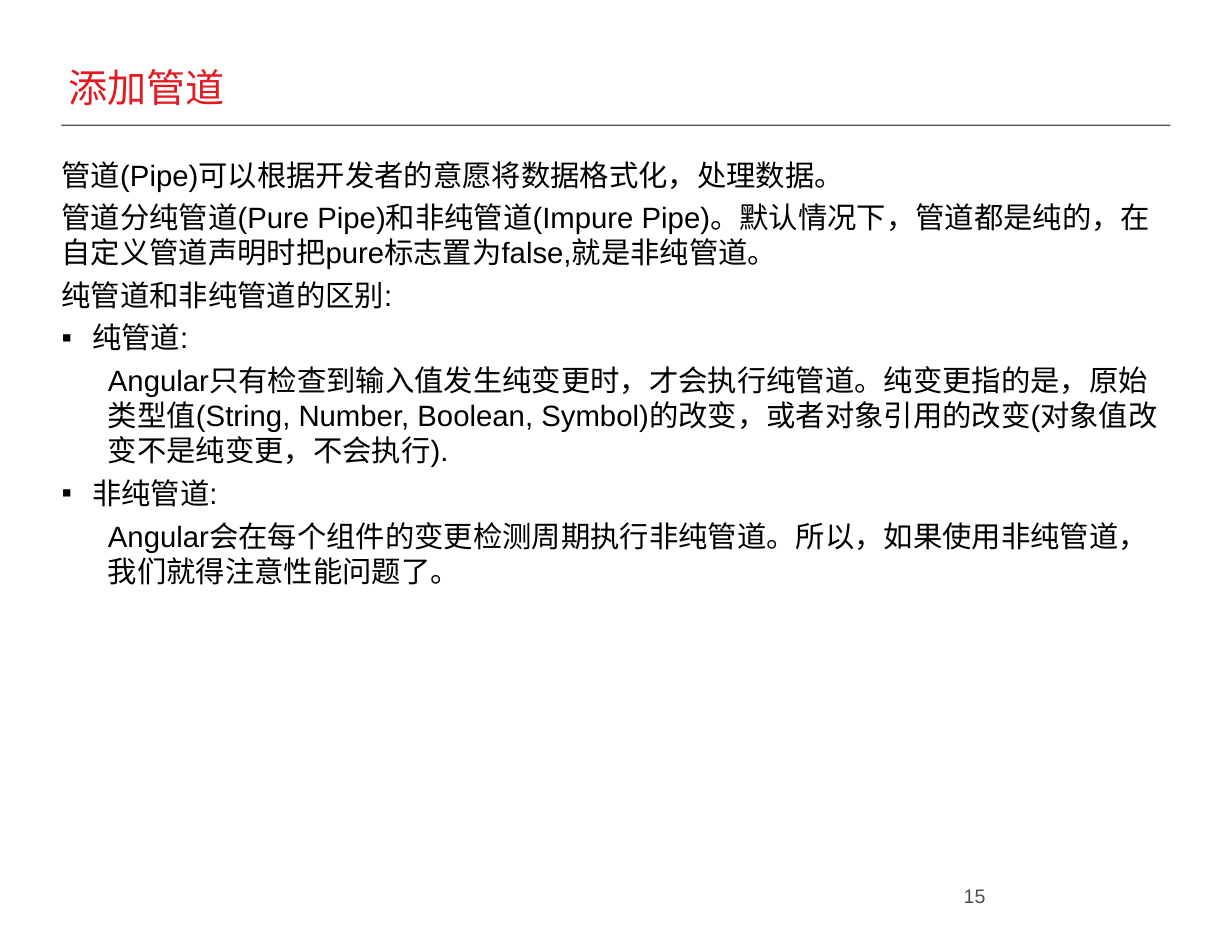
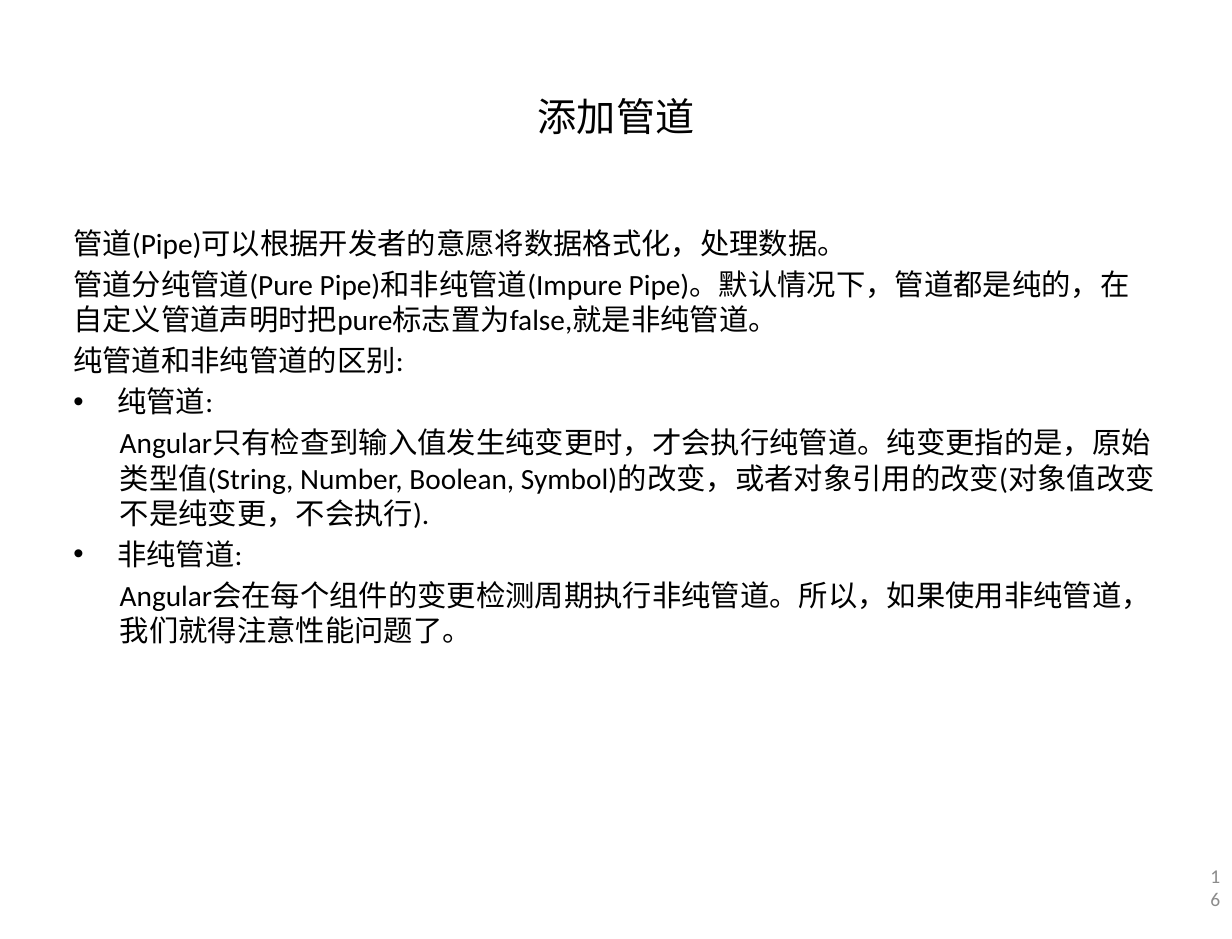
Before and after one commit to joylea/documents, a slide deck: slide 16 of Angular cli Framework.pptx (slide 15 before the commit). Drawn at 1232x939 pixels with LibreOffice and Linux fonts; fonts in the diff are those of the drawing; background and template pictures are left out. Boxes give left, top, right and bottom in pixels: in the first picture for what was removed or moved away, otherwise in the second. Text is boxed around its words. In the diff, an @@ line names an element or a change of style, - is before the commit and + after.

```diff
--- a/Angular cli Framework.pptx
+++ b/Angular cli Framework.pptx
@@ title "添加管道": place and size @@
-title "添加管道" at [68,69,224,105]
+title "添加管道" at [538,98,694,135]
@@ title "添加管道" at [538,98,694,135]: font Arial to Calibri, text colour #E11B22 to #000000; alignment left to centre; vertical alignment bottom to middle @@
@@ line removed from (61, 126) to (1171, 126) @@
@@ text "管道(Pipe)可以根据开发者的意愿将数据格式化，处理数据。": place and size @@
-text "管道(Pipe)可以根据开发者的意愿将数据格式化，处理数据。" at [62,161,1157,585]
+text "管道(Pipe)可以根据开发者的意愿将数据格式化，处理数据。" at [73,229,1155,644]
@@ text "管道(Pipe)可以根据开发者的意愿将数据格式化，处理数据。" at [73,229,1155,644]: font Arial to Calibri; bullet ▪ to • @@
@@ page number at [1192,866,1232,907]: vertical alignment bottom to middle @@
@@ page number at [964,889,986,903]: text changed; font Arial to Calibri; text colour #4D4F53 to #8C8C8C @@
-15
+16
```
Also in this commit, not shown: 20 other slides changed, 1 slide added.
